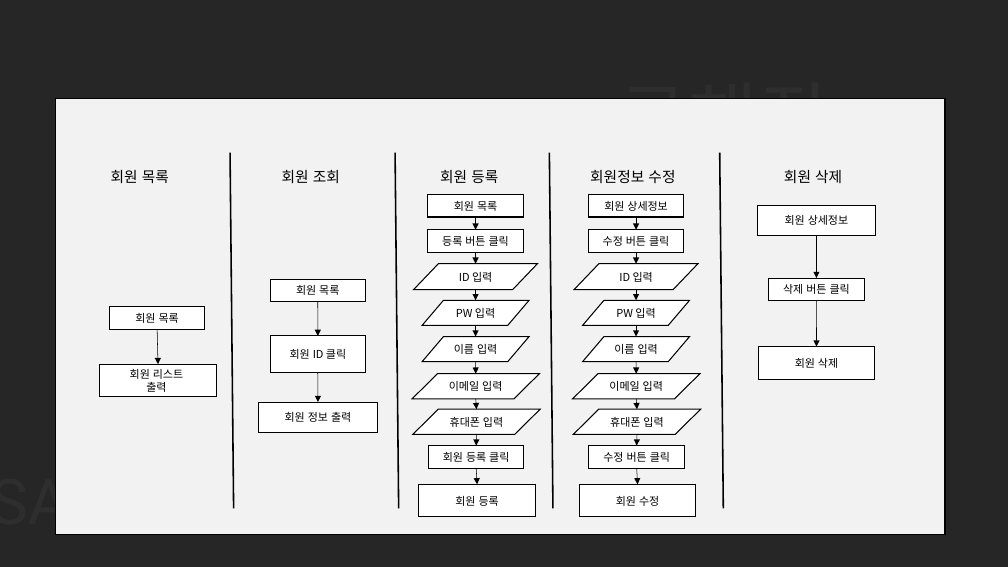
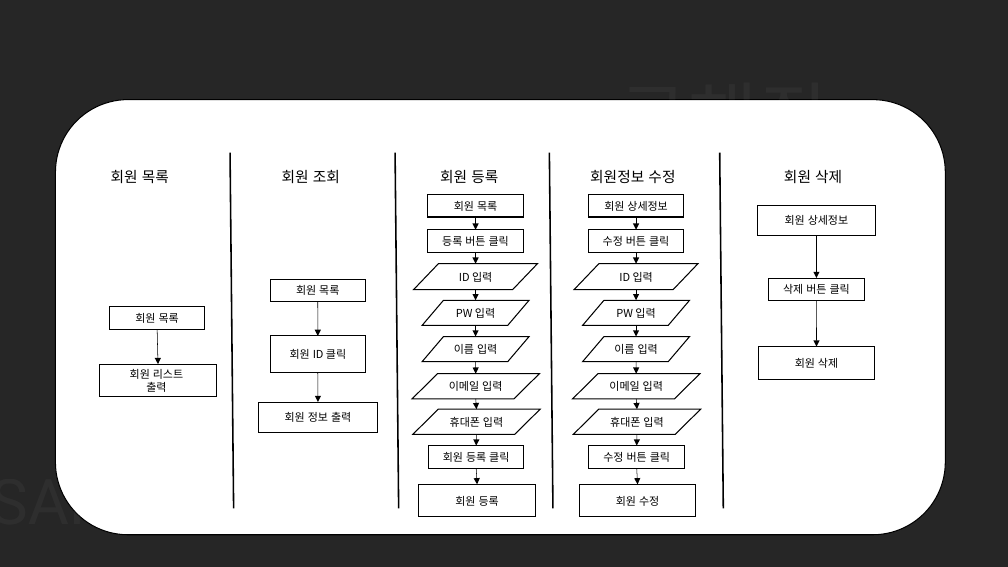
Before and after one commit to sungwookoo/apt-deal-pjt, a slide deck: slide 20 of 발표PPT_구성우_김남규.pptx (slide 18 before the commit). Drawn at 1008x567 pixels with LibreOffice and Linux fonts; fonts in the diff are those of the drawing; background and template pictures are left out. Boxes give left, top, right and bottom in pixels: in the first picture for what was removed or moved away, otherwise in the second. Text is boxed around its words. In the diff, an @@ line names an element or a change of style, - is before the commit and + after.

```diff
--- a/발표PPT_구성우_김남규.pptx
+++ b/발표PPT_구성우_김남규.pptx
@@ rounded rectangle at (55,100,945,535): rectangle to rounded rectangle; fill #F2F2F2 to #FFFFFF; outline #000000 1.5 pt to #000000 1 pt @@
```
Also in this commit, not shown: 10 other slides changed, 7 slides added, 1 slide removed.
